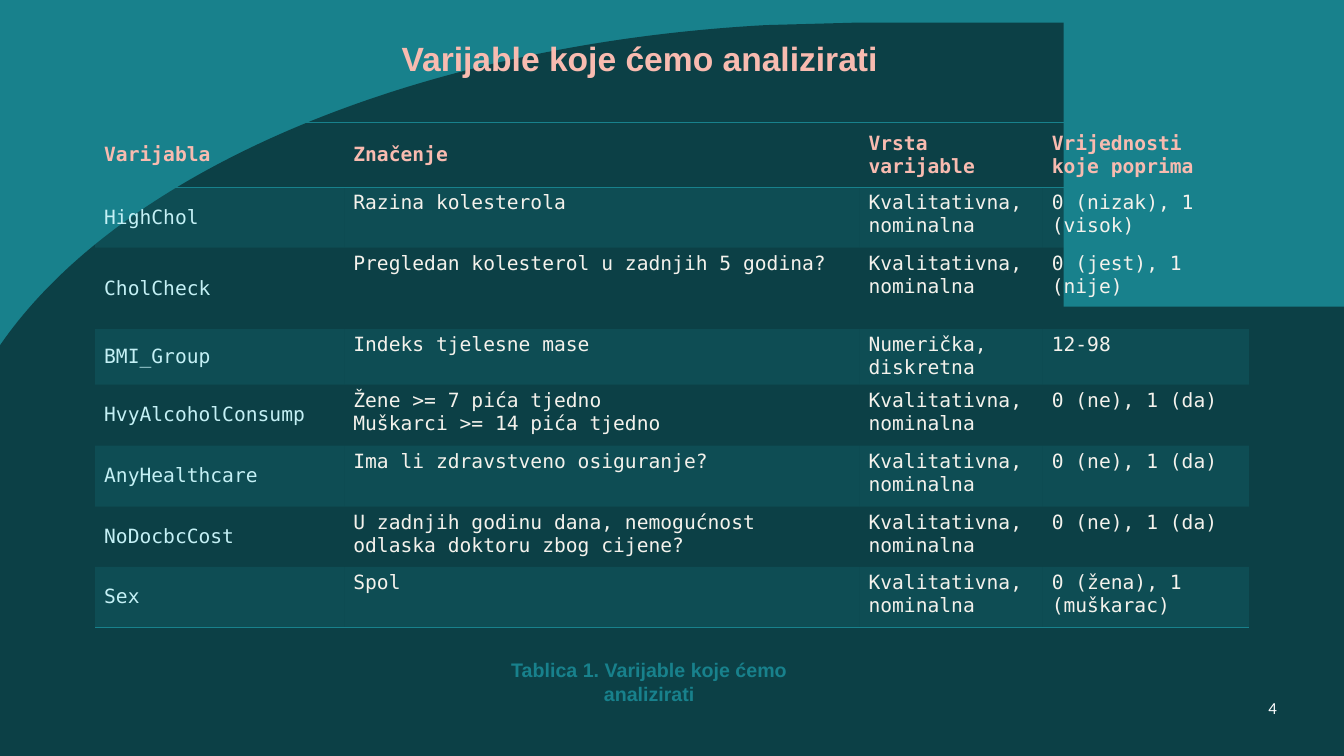
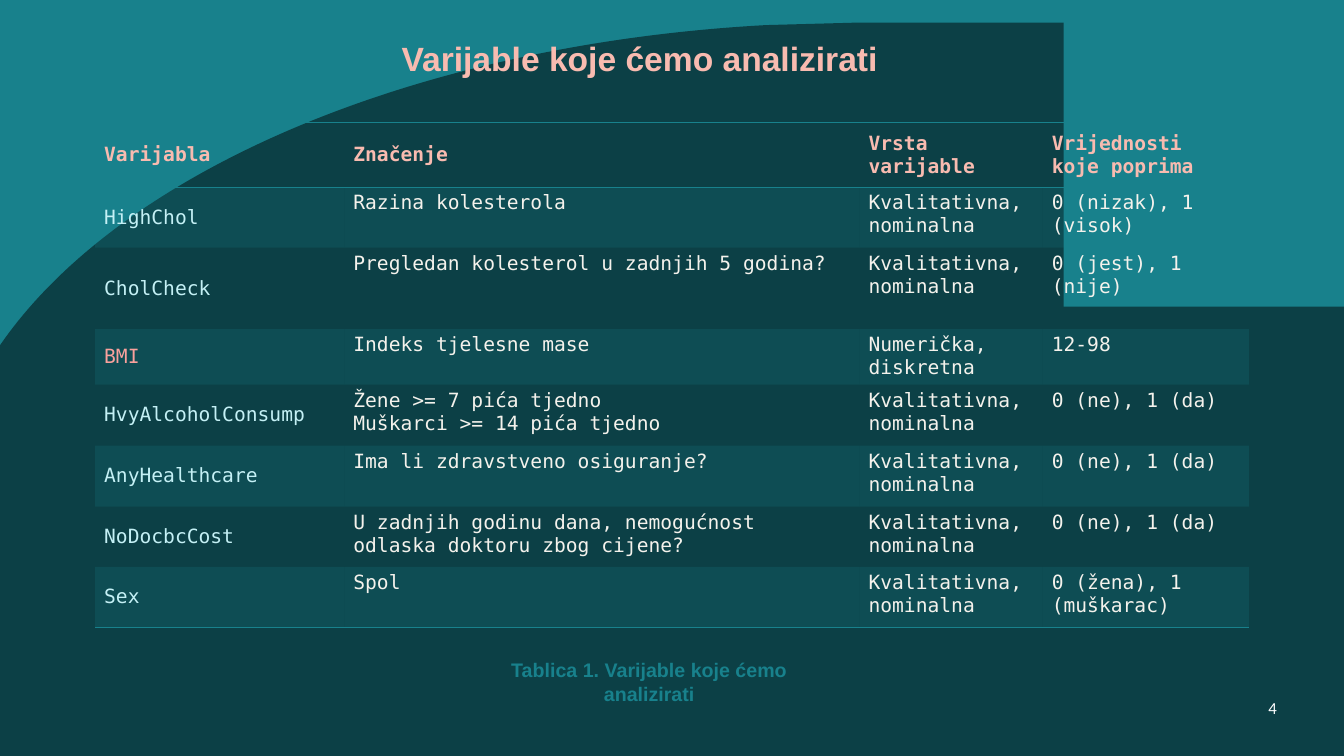
Before and after one commit to jfletcher20/diabetes-health-indicators-analysis, a slide deck: slide 4 of documentation/powerpoint/analysis-documentation.pptx. Drawn at 1344x756 pixels with LibreOffice and Linux fonts; fonts in the diff are those of the drawing. Boxes give left, top, right and bottom in pixels: in the first picture for what was removed or moved away, otherwise in the second. Text is boxed around its words. In the diff, an @@ line names an element or a change of style, - is before the commit and + after.

```diff
--- a/documentation/powerpoint/analysis-documentation.pptx
+++ b/documentation/powerpoint/analysis-documentation.pptx
@@ table at [95,122,1249,627] @@
-row 4, column 1: BMI_Group
+row 4, column 1: BMI
```
Also in this commit, not shown: 3 other slides changed, 2 slides removed, 1 other file.
